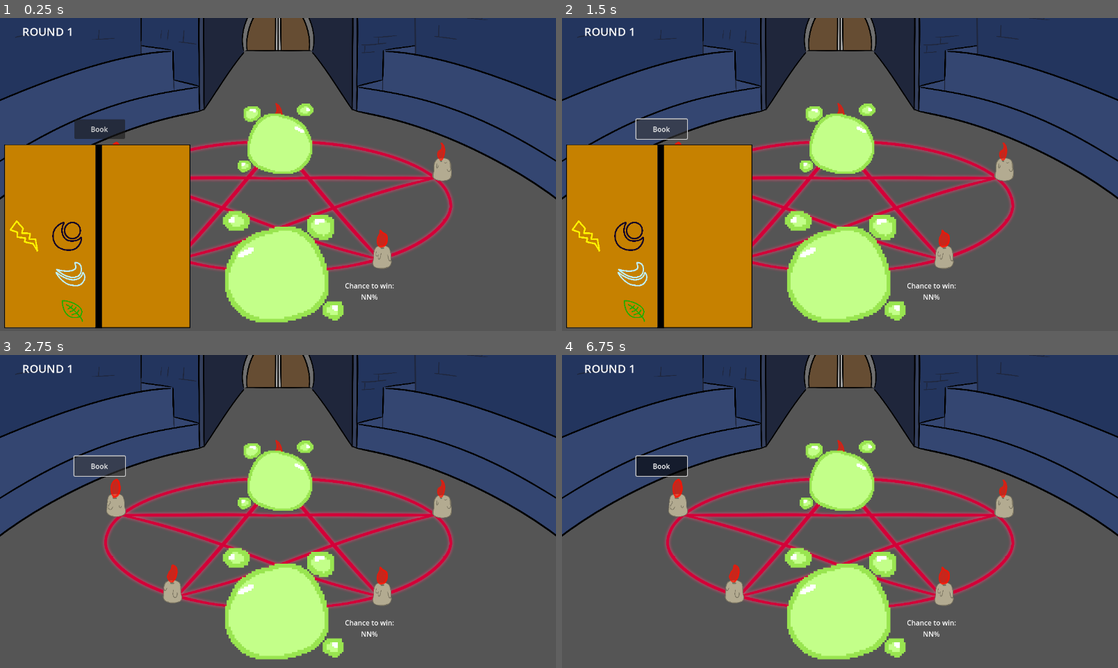
Above: before the commit, frames 1-4 (two rows, left to right).
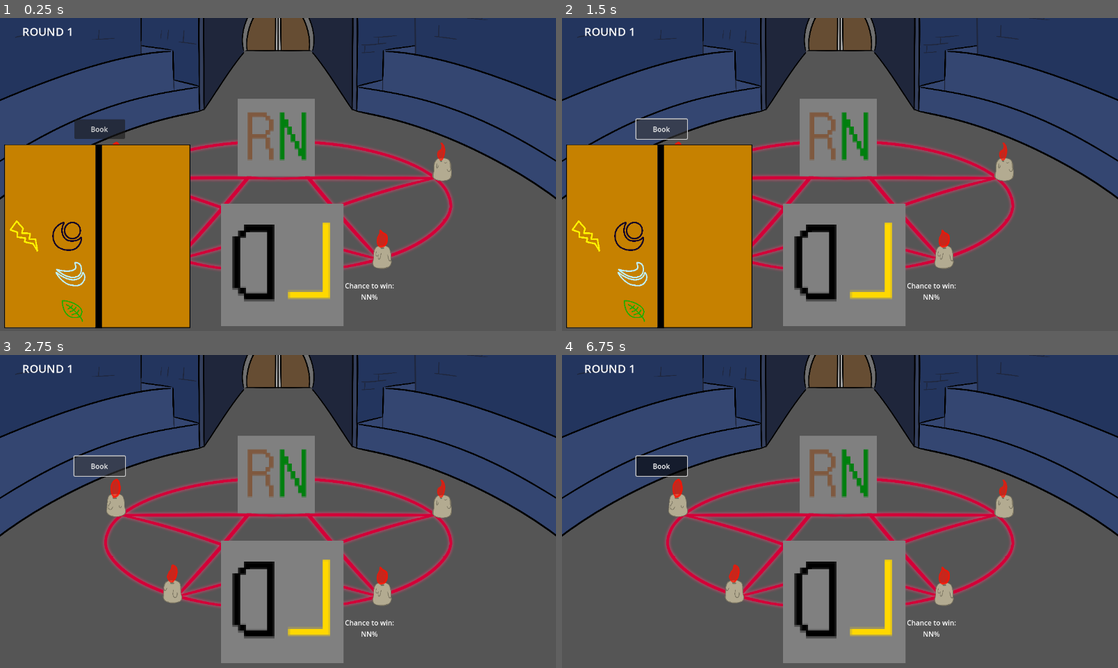
Above: after the commit, the same moments.

Repository: DigiDuncan/DPNJam1
Game: Godot game, scene res://main.tscn
The game is run twice, just before and just after one commit, with the same random seed, the same clock (stepped at 60 frames per second) and the same inputs.
Inputs (mouse positions are in pixels of both pictures, inside the frame that each line leads up to):
- Up to frame 1 (0.25 s): no input
- Up to frame 2 (1.5 s): click "Book" at 0.5 s; click "Book" at 1.25 s
- Up to frame 3 (2.75 s): click "Book" at 2 s
- Up to frame 4 (6.75 s): tap Enter at 2.75, 4.25, 5.75 s; move the mouse to (962, 495) at 2.77 s; click (962, 495) at 2.92 s; tap Space at 3.5, 5, 6.5 s; move the mouse to (728, 527) at 3.52 s; click (728, 527) at 3.67 s; move the mouse to (895, 442) at 4.27 s; click (895, 442) at 4.42 s; move the mouse to (812, 574) at 5.02 s; click (812, 574) at 5.17 s; move the mouse to (1006, 558) at 5.77 s; click (1006, 558) at 5.92 s; move the mouse to (673, 464) at 6.52 s; click (673, 464) at 6.67 s

The runs differ from the first frame. In frame 1, 12% of the frame differs, in the area x 39-62%, y 25-99%; in frame 2, 12%; in frame 3, 12%; in frame 4, 12%.

Commit message:
actually randomize the enemy

Diff:
--- a/scripts/Monster.gd
+++ b/scripts/Monster.gd
@@ -23,7 +23,7 @@
 func _ready():
 	primary_type = primary_type
 	secondary_type = secondary_type
-	self.change_sprite()
+	random_enemy()
 
 func random_enemy():
 	primary_type = MonsterType.values()[randi() % MonsterType.size()]
